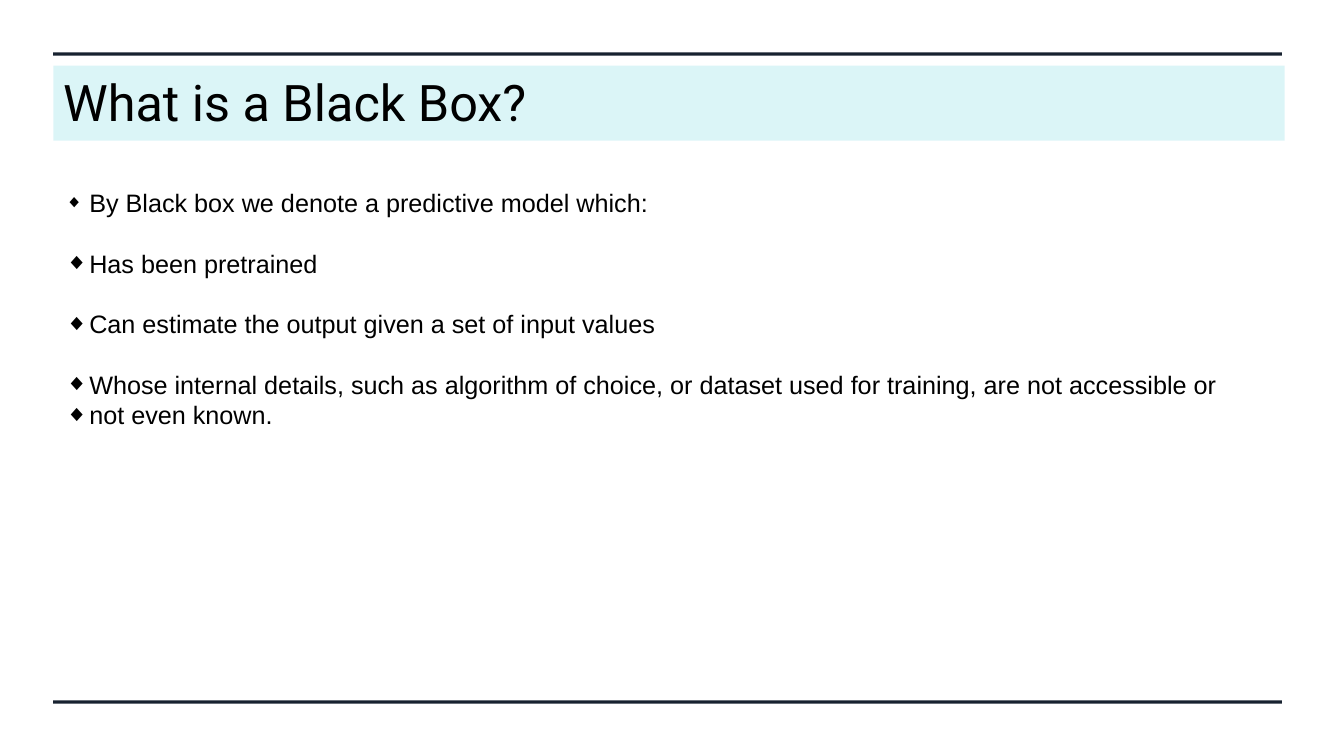
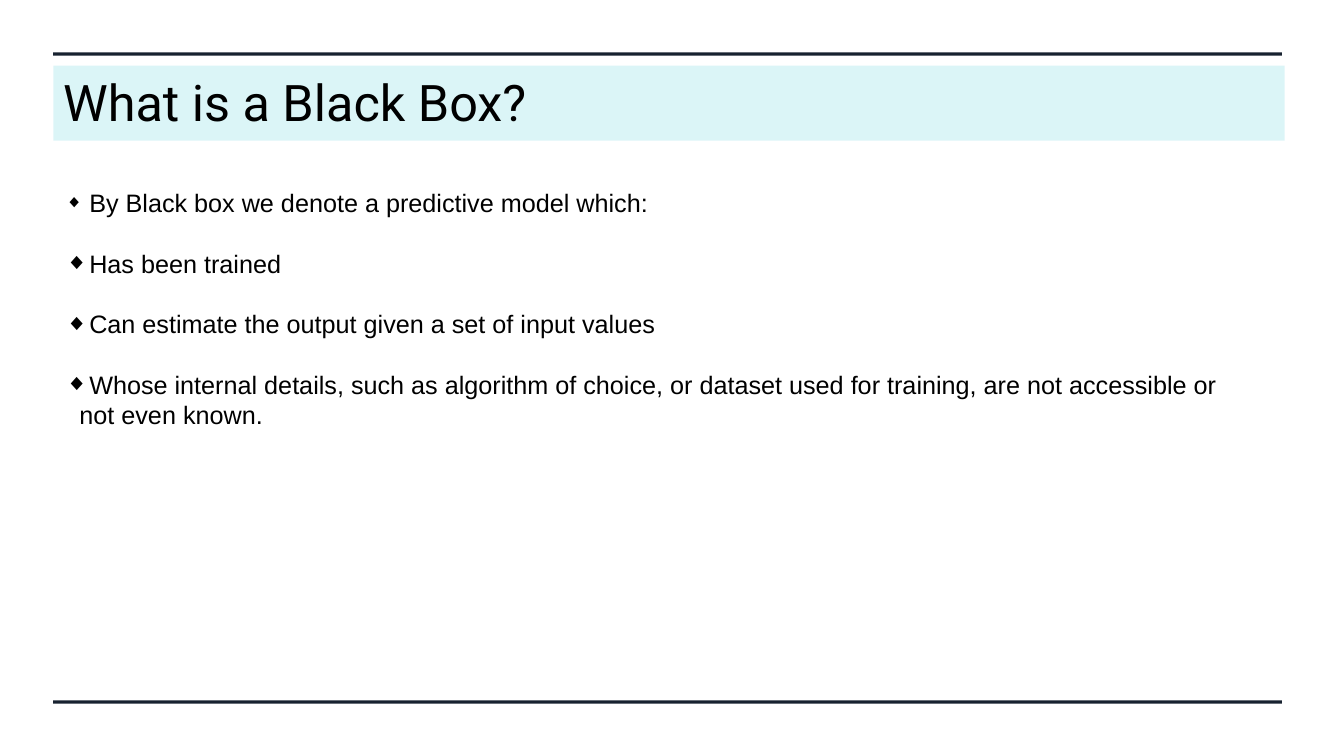
Before and after one commit to laiadc/MachineLearningHandsOn, a slide deck: slide 12 of day5/explainable_data_science [Reparado].pptx (slide 13 before the commit). Drawn at 1344x756 pixels with LibreOffice and Linux fonts; fonts in the diff are those of the drawing. Boxes give left, top, right and bottom in pixels: in the first picture for what was removed or moved away, otherwise in the second. Text is boxed around its words. In the diff, an @@ line names an element or a change of style, - is before the commit and + after.

```diff
--- a/day5/explainable_data_science [Reparado].pptx
+++ b/day5/explainable_data_science [Reparado].pptx
@@ text at <box>89,254,281,274</box>: text changed @@
-◆ Has been pretrained
+◆ Has been trained
@@ text at <box>79,405,263,425</box>: bullet ◆ to none @@
```
Also in this commit, not shown: 1 other slide changed, 1 slide removed, 16 other files.
